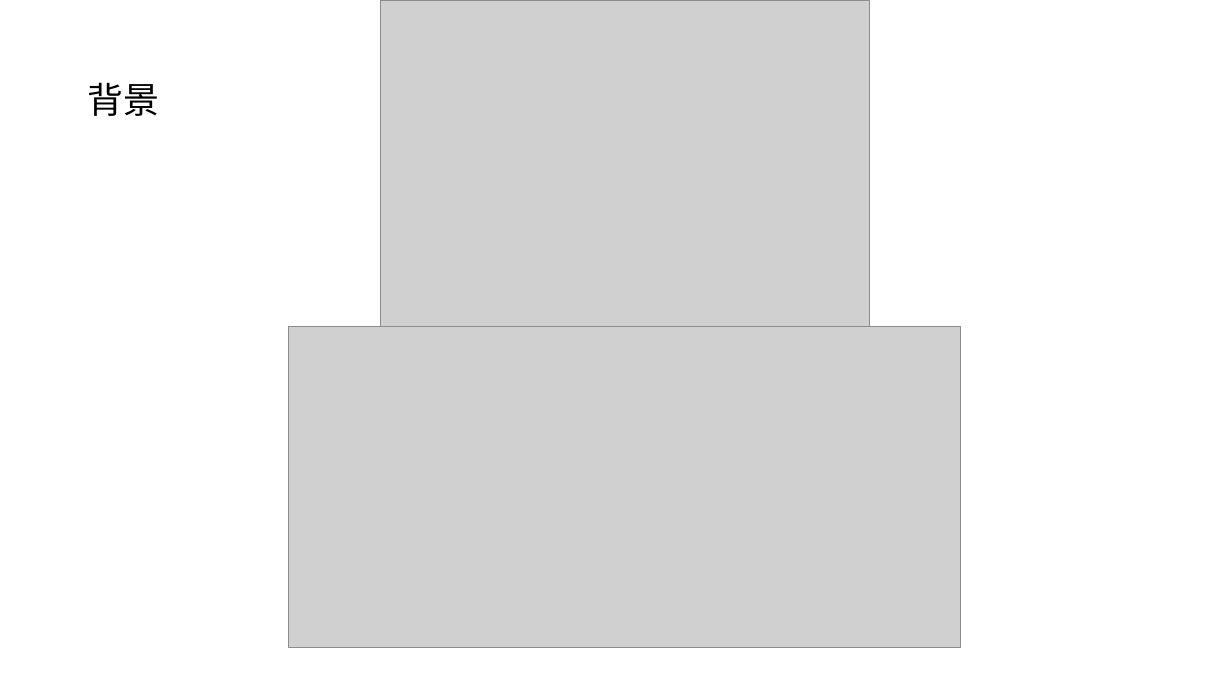
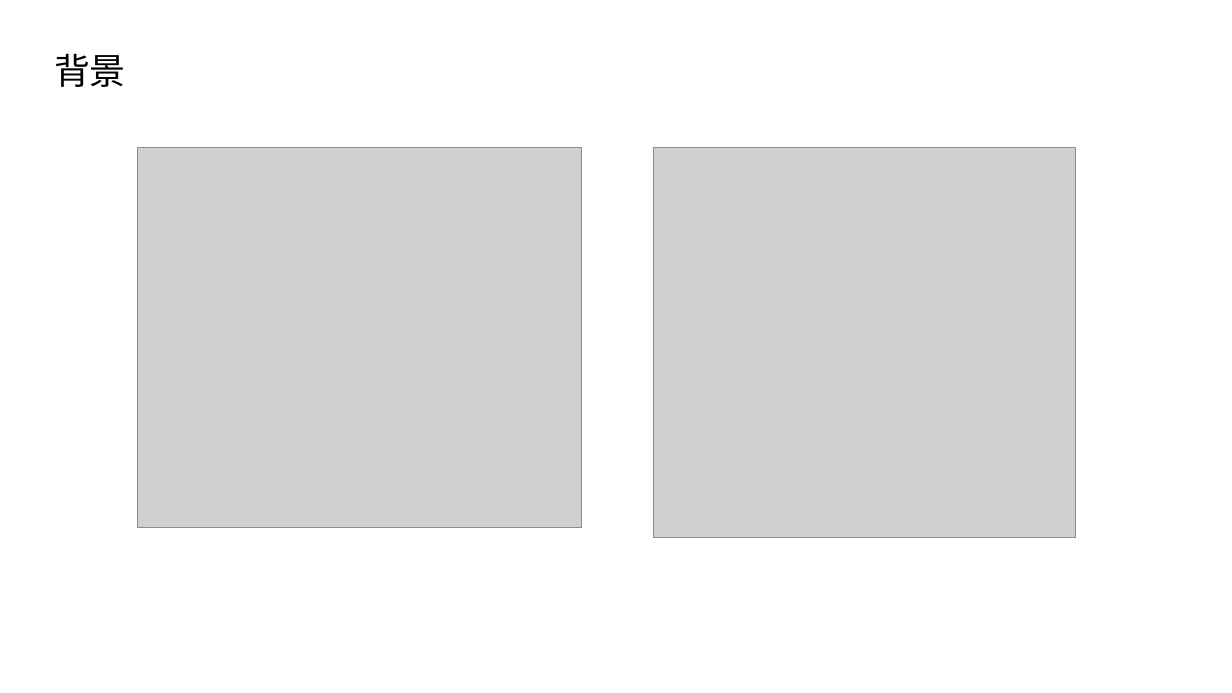
Before and after one commit to lidongze0629/Miscellaneous, a slide deck: slide 3 of graduation_paper/开题答辩.pptx. Drawn at 1232x693 pixels with LibreOffice and Linux fonts; fonts in the diff are those of the drawing; grey boxes stand for pictures; background and template pictures are left out. Boxes give left, top, right and bottom in pixels: in the first picture for what was removed or moved away, otherwise in the second. Text is boxed around its words. In the diff, an @@ line names an element or a change of style, - is before the commit and + after.

```diff
--- a/graduation_paper/开题答辩.pptx
+++ b/graduation_paper/开题答辩.pptx
@@ picture removed at box(380, 0, 870, 327) @@
@@ text "背景": place and size @@
-text "背景" at box(88, 82, 160, 116)
+text "背景" at box(54, 53, 126, 87)
@@ picture added at box(138, 148, 581, 528) @@
@@ picture added at box(653, 148, 1076, 538) @@
@@ picture removed at box(289, 327, 961, 648) @@
```
Also in this commit, not shown: 6 other slides changed, 2 slides added, 1 slide removed.
